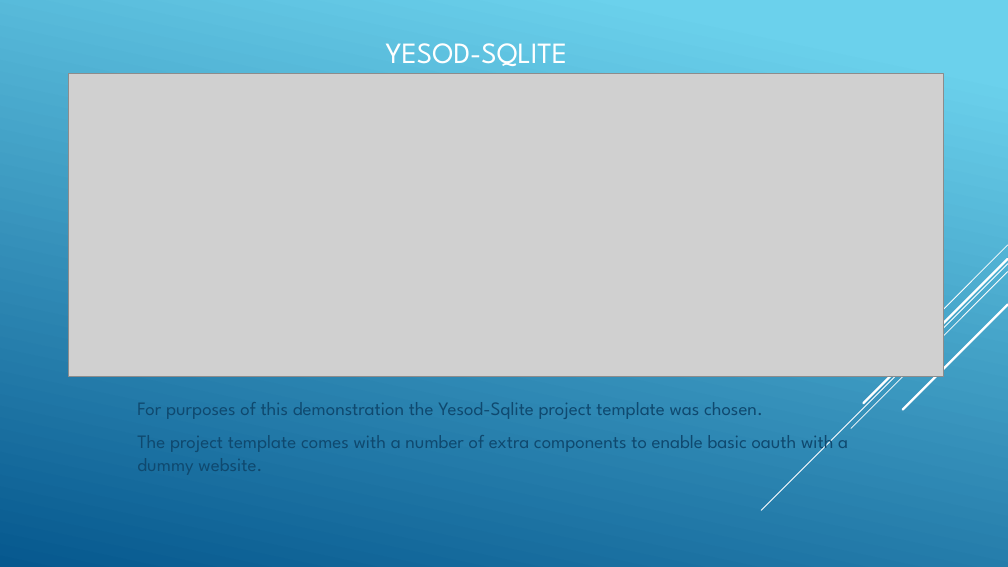
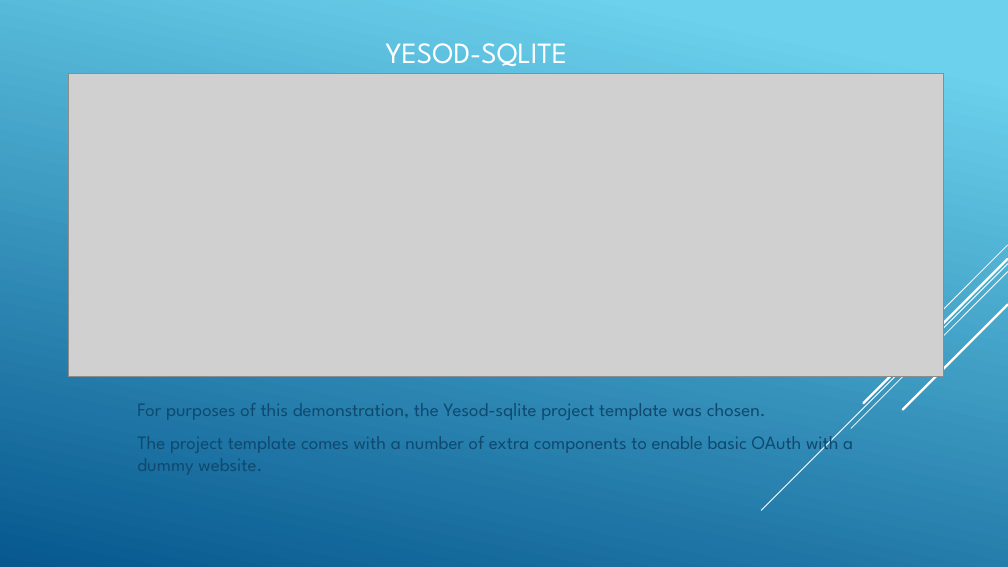
Before and after one commit to sftcd/cs7053, a slide deck: slide 4 of 2016lectures/GitHub OAUth2.pptx. Drawn at 1008x567 pixels with LibreOffice and Linux fonts; fonts in the diff are those of the drawing; grey boxes stand for pictures. Boxes give left, top, right and bottom in pixels: in the first picture for what was removed or moved away, otherwise in the second. Text is boxed around its words. In the diff, an @@ line names an element or a change of style, - is before the commit and + after.

Commit message:
Updated Github OAuth2 slides and moved name from READme to slide deck.

```diff
--- a/2016lectures/GitHub OAUth2.pptx
+++ b/2016lectures/GitHub OAUth2.pptx
@@ text at [137,403,853,471]: text changed @@
-For purposes of this demonstration the Yesod-Sqlite project template was chosen.
-The project template comes with a number of extra components to enable basic oauth with a dummy website.
+For purposes of this demonstration, the Yesod-sqlite project template was chosen.
+The project template comes with a number of extra components to enable basic OAuth with a dummy website.
```
Also in this commit, not shown: 6 other slides changed, 7 slides added, 1 other file.
